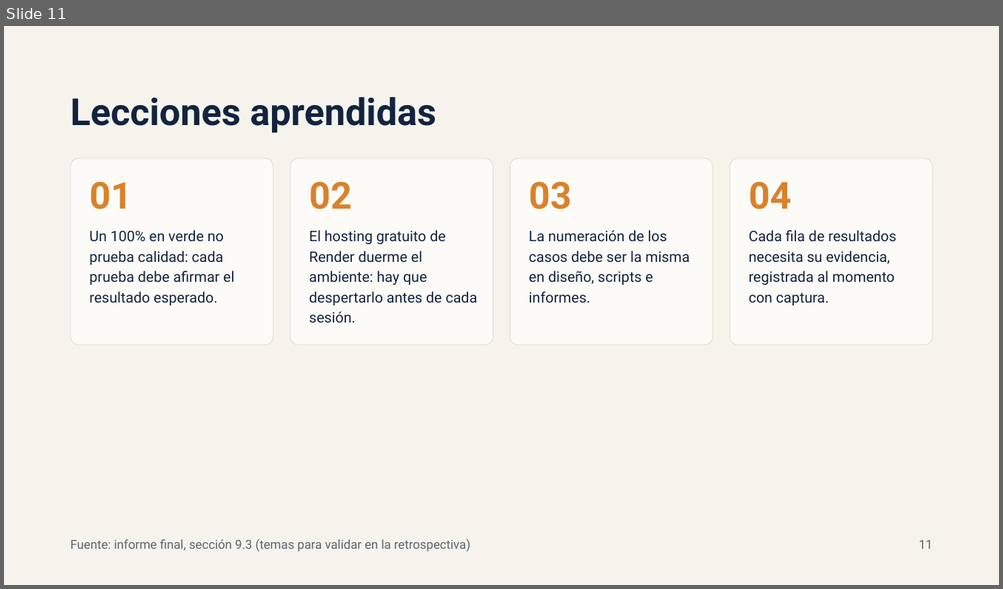
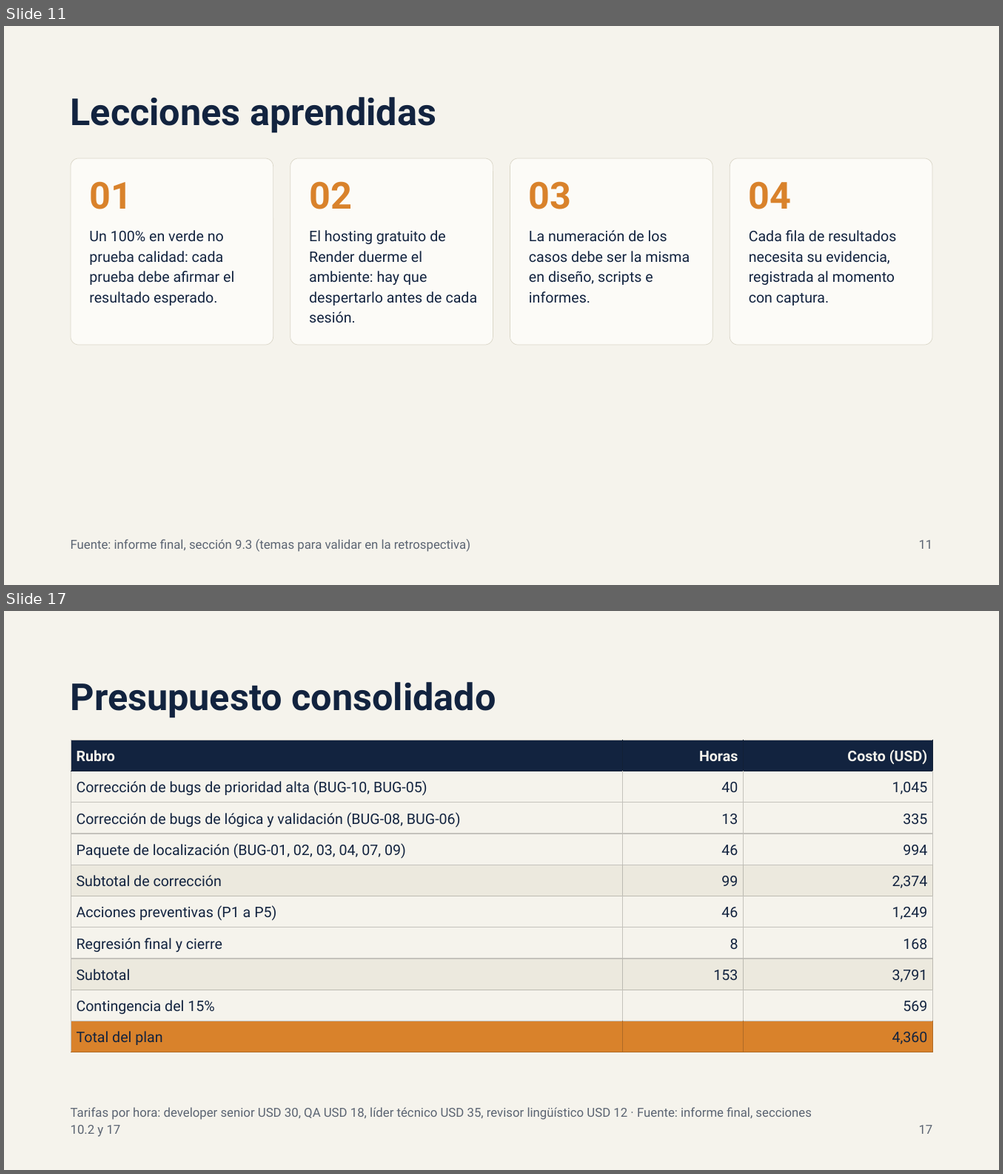
Before and after one commit to csc-neo/proyecto-final-qa, a slide deck: presentacion/QA FrontAccounting 2.4.20 — Resumen ejecutivo.pptx. Shown one above the other, each under a label of ours: slide 11 before the commit, slides 11 and 17 after it; the slides between them are not shown. The pictures are 1003x589 and 1003x1174 pixels, drawn with LibreOffice and Linux fonts; fonts in the diff are those of the drawing. Boxes give left, top, right and bottom in pixels: in the first picture for what was removed or moved away, otherwise in the second. Text is boxed around its words. In the diff, an @@ line names an element or a change of style, - is before the commit and + after.

```diff
--- a/presentacion/QA FrontAccounting 2.4.20 — Resumen ejecutivo.pptx
+++ b/presentacion/QA FrontAccounting 2.4.20 — Resumen ejecutivo.pptx
@@ slide 17 added at (x1=4, y1=611, x2=999, y2=1170), background #F5F3EC @@
@@ title added at (x1=71, y1=682, x2=495, y2=718), 36 pt, text #12233F, bold @@
+Presupuesto consolidado
@@ table added at (x1=71, y1=740, x2=933, y2=1053), 10 rows, 3 columns @@
+Rubro | Horas | Costo (USD)
+Corrección de bugs de prioridad alta (BUG-10, BUG-05) | 40 | 1,045
+Corrección de bugs de lógica y validación (BUG-08, BUG-06) | 13 | 335
+Paquete de localización (BUG-01, 02, 03, 04, 07, 09) | 46 | 994
+Subtotal de corrección | 99 | 2,374
+Acciones preventivas (P1 a P5) | 46 | 1,249
+Regresión final y cierre | 8 | 168
+Subtotal | 153 | 3,791
+Contingencia del 15% |  | 569
+Total del plan |  | 4,360
@@ text added at (x1=71, y1=1108, x2=811, y2=1137), 12 pt, text #5B6472 @@
+Tarifas por hora: developer senior USD 30, QA USD 18, líder técnico USD 35, revisor lingüístico USD 12 · Fuente: informe final, secciones 10.2 y 17
@@ text added at (x1=919, y1=1125, x2=933, y2=1134), 12 pt, text #5B6472 @@
+17
```
Also in this commit, not shown: 1 slide changed, 8 other slides added.
